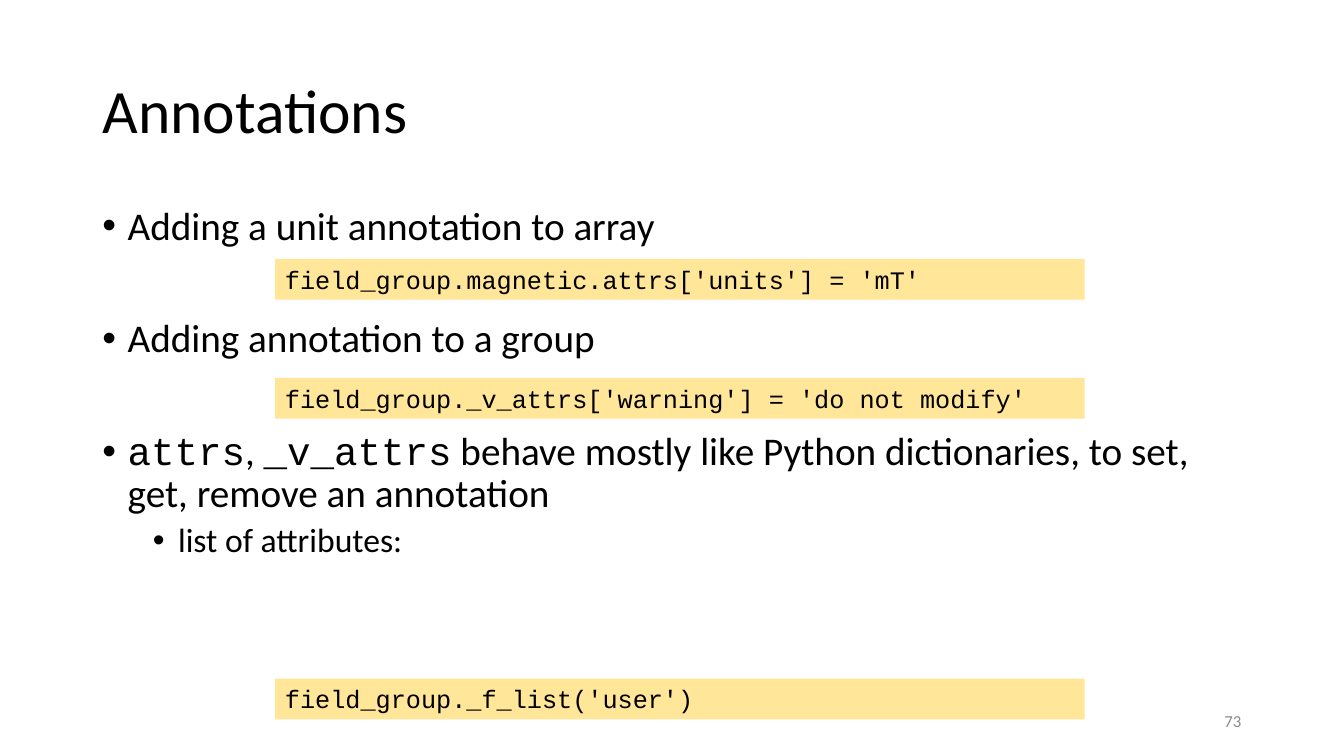
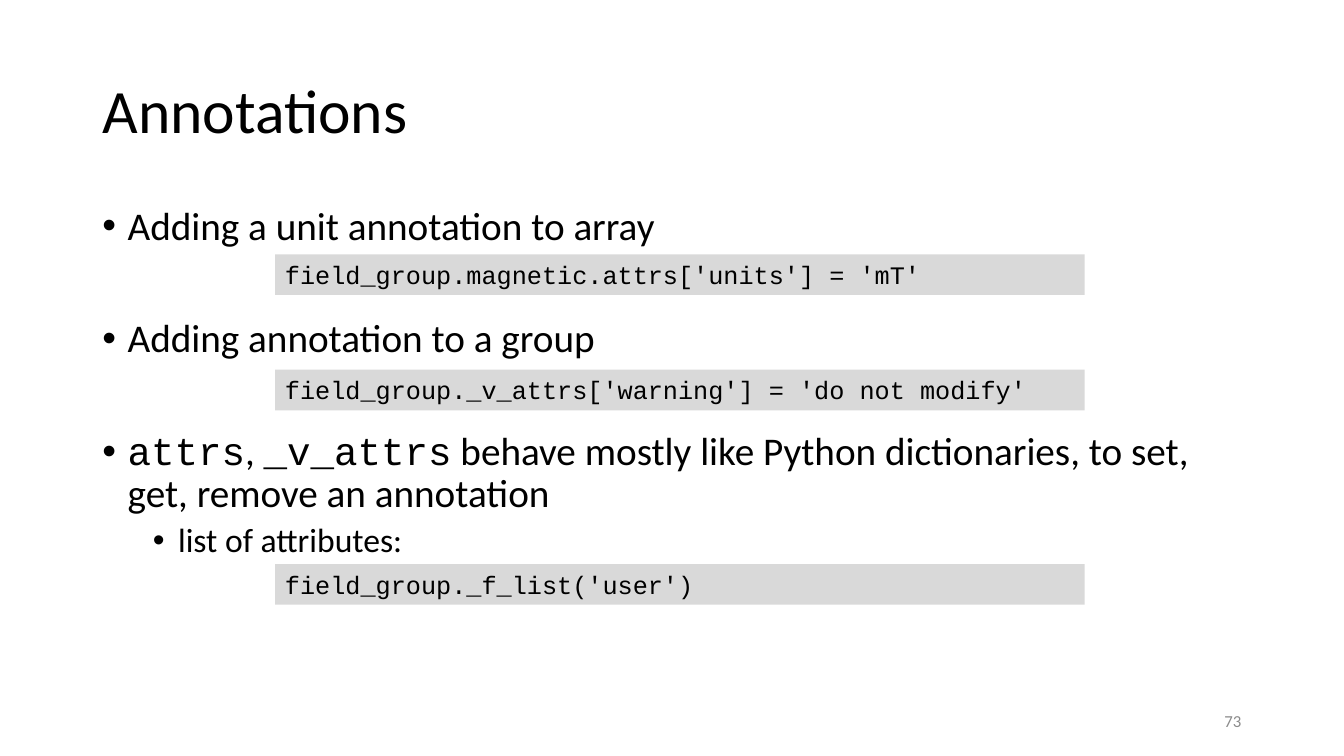
Before and after one commit to gjbex/Scientific-Python, a slide deck: slide 73 of scientific_python.pptx. Drawn at 1344x756 pixels with LibreOffice and Linux fonts; fonts in the diff are those of the drawing. Boxes give left, top, right and bottom in pixels: in the first picture for what was removed or moved away, otherwise in the second. Text is boxed around its words. In the diff, an @@ line names an element or a change of style, - is before the commit and + after.

Commit message:
Fix formatting HDF5 section

```diff
--- a/scientific_python.pptx
+++ b/scientific_python.pptx
@@ rectangle "field_group.magnetic.attrs['units'] = 'mT'": place and size @@
-rectangle "field_group.magnetic.attrs['units'] = 'mT'" at [275, 259, 1085, 299]
+rectangle "field_group.magnetic.attrs['units'] = 'mT'" at [275, 254, 1085, 294]
@@ rectangle "field_group._v_attrs['warning'] = 'do not modify'": place and size @@
-rectangle "field_group._v_attrs['warning'] = 'do not modify'" at [275, 378, 1085, 418]
+rectangle "field_group._v_attrs['warning'] = 'do not modify'" at [275, 370, 1085, 410]
@@ fill #FFE699 to #D9D9D9 in 3 elements at [275, 254, 1085, 294], [275, 370, 1085, 410], [275, 565, 1085, 605] @@
@@ rectangle "field_group._f_list('user')": place and size @@
-rectangle "field_group._f_list('user')" at [275, 679, 1085, 719]
+rectangle "field_group._f_list('user')" at [275, 565, 1085, 605]
```
Also in this commit, not shown: 13 other slides changed.
